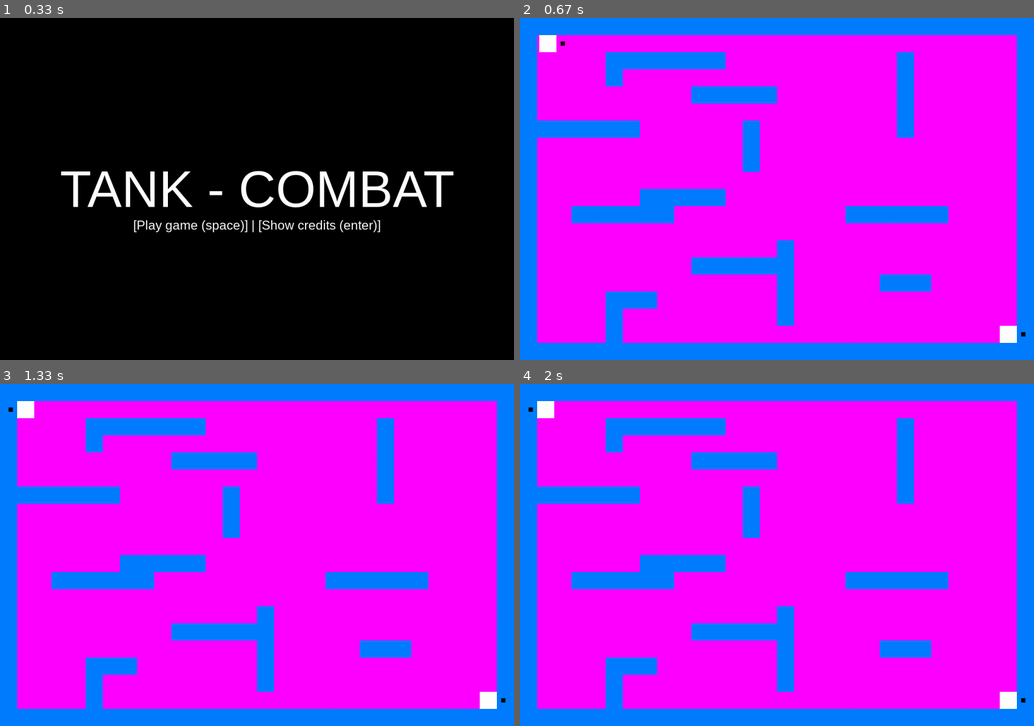
Above: before the commit, frames 1-4 (two rows, left to right).
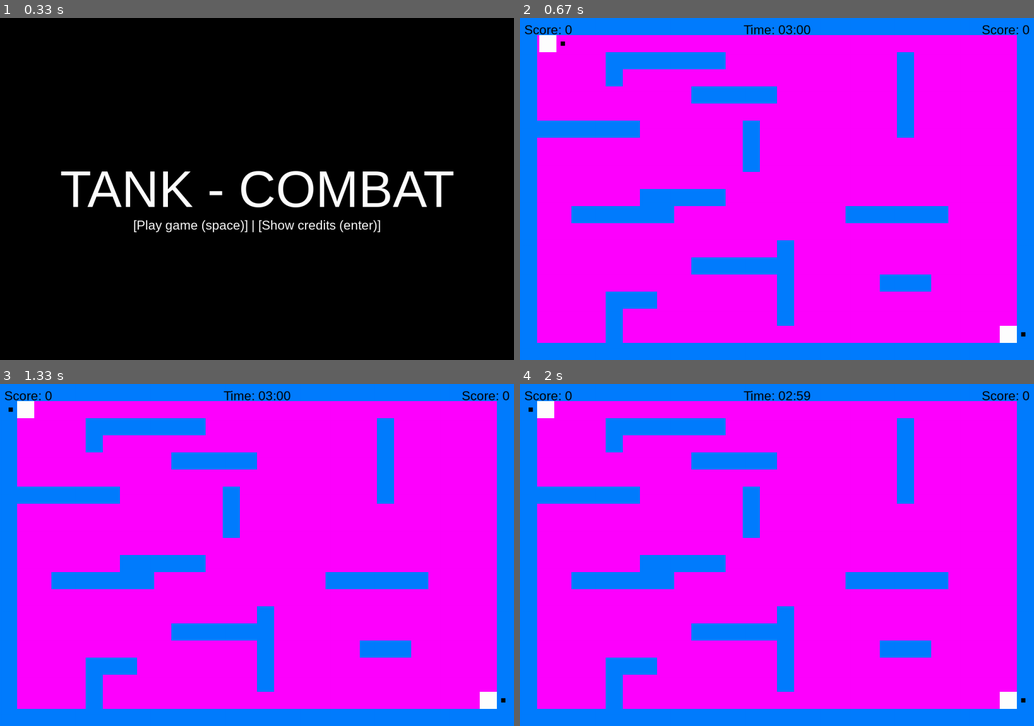
Above: after the commit, the same moments.

Repository: rudyjcruz831/tank_pygame
Game: pygame game, started from main.py
The game is run twice, just before and just after one commit, with the same random seed, the same clock (stepped at 60 frames per second) and the same inputs.
Inputs:
- Up to frame 1 (0.33 s): no input
- Up to frame 2 (0.67 s): hold Space from 0.33 s (still down); hold Right from 0.33 s (still down)
- Up to frame 3 (1.33 s): release Space at 0.8 s; release Right at 0.8 s; tap W at 0.83 s; tap A at 1.17 s
- Up to frame 4 (2 s): no input

Frame 1 is identical in both runs. In frame 2, 0.4% of the frame differs, in the area x 0-100%, y 2-5%; in frame 3, 0.4%; in frame 4, 0.4%.

Commit message:
upÂdated credits to sfx rights, removed tank dune assets, created hud and game over screen, and small other fixes

Diff:
--- a/game.py
+++ b/game.py
@@ -6,9 +6,9 @@
 from tank import Tank
 from utils.colors import WHITE, COL_GROUP_1, COL_GROUP_2
 from utils.sizes import BLOCK_SIZE, MAZE_WIDTH, MAZE_HEIGHT
-from sfx import damage_sound_effect
+from sfx import damage_sound_effect, scoring_sound_effect
 from utils.menu import draw_menu
-from time import time
+from utils.hud import draw_hud
 
 pygame.init()
 
@@ -28,11 +28,14 @@
         self.screen = pygame.display.set_mode((self.width, self.height))
         pygame.display.set_caption("Combat - Tank (Atari 2600)")
         # game controls
+        self.clock = pygame.time.Clock()
         self.game_start = False
+        self.game_over = False
         self.show_credits = False
         self.tank1_died = False
         self.tank2_died = False
-        self.clock = pygame.time.Clock()
+        self.MAX_TIME = 60 + 60 + 60
+        self.start_time = pygame.time.get_ticks()
         # background
         self.bg_color = random.choice(COL_GROUP_1)
         # maze
@@ -42,7 +45,7 @@
         # tanks
         self.tank1 = Tank(1, 1, WHITE, BLOCK_SIZE, 1, self.maze.walls)
         self.tank2 = Tank(MAZE_WIDTH - 2, MAZE_HEIGHT - 2, WHITE, BLOCK_SIZE, 2, self.maze.walls)
-        # bullet and sprite groups
+        # sprite groups
         self.all_sprites = pygame.sprite.Group()
         self.all_sprites.add(self.tank1, self.tank2)
         # player groups
@@ -65,9 +68,14 @@
                         self.tank2.fire_bullet()
                 # handle menu screen events
                 elif not self.game_start:
+                    # starts new game
                     if event.key == pygame.K_SPACE and not self.show_credits:
+                        self.start_time = pygame.time.get_ticks()
                         self.game_start = True
-                    elif event.key == pygame.K_RETURN:
+                        self.game_over = False
+                        self.tank1.score = self.tank2.score = 0
+                    # show credits
+                    elif event.key == pygame.K_RETURN and not self.game_over:
                         self.show_credits = not self.show_credits
 
     def handle_next_round(self, tank):
@@ -87,6 +95,7 @@
         # respawn fired tank
         tank.respawn()
         tank.life = 1
+        scoring_sound_effect.play()
 
     def draw_player(self, tank):
         if tank.life > 0:
@@ -102,8 +111,9 @@
                 if other_player.id != player.id:
                     collisions = pygame.sprite.spritecollide(player, other_player.bullets, True)
                     if collisions:
+                        damage_sound_effect.play()
                         player.life -= 1
-                        damage_sound_effect.play()
+                        other_player.score += 1
         # draw tanks
         for player in self.players:
             self.draw_player(player)
@@ -120,9 +130,35 @@
         running = True
         while running:
             if self.game_start:
+                # game scenario
                 self.draw_game()
+                # game time countdown
+                time_elapsed = (pygame.time.get_ticks() - self.start_time) // 1000
+                if time_elapsed >= self.MAX_TIME:
+                    self.game_start = False
+                    self.game_over = True
+                # game hud
+                draw_hud(self.width, self.screen, self.tank1.score, self.tank2.score, time_elapsed, self.MAX_TIME)
+            elif self.game_over:
+                draw_menu(
+                    self.tank1.score,
+                    self.tank2.score,
+                    self.game_over,
+                    self.screen,
+                    self.show_credits,
+                    self.mid_w,
+                    self.mid_h
+                )
             else:
-                draw_menu(self.screen, self.show_credits, self.mid_w, self.mid_h)
+                draw_menu(
+                    self.tank1.score,
+                    self.tank2.score,
+                    self.game_over,
+                    self.screen,
+                    self.show_credits,
+                    self.mid_w,
+                    self.mid_h
+                )
             self.update()
             self.handle_events()
             pygame.display.flip()
--- a/tank.py
+++ b/tank.py
@@ -29,6 +29,7 @@
         self.tank1_final_time = time()
         self.tank2_initial_time = time()
         self.tank2_final_time = time()
+        self.score = 0
         # bullet and sprite groups
         self.all_sprites = pygame.sprite.Group()
         self.bullets = pygame.sprite.Group()
--- /dev/null
+++ b/utils/hud.py
@@ -0,0 +1,27 @@
+from utils.colors import BLACK
+from fonts import screen_font
+
+
+def draw_hud(screen_w, screen, scr1, scr2, time_elapsed, max_time):
+    # player 1 score
+    score_1_txt = f"Score: {scr1}"
+    score_1 = screen_font.render(score_1_txt, True, BLACK)
+    screen.blit(score_1, (10, 10))
+    # player 2 score
+    score_2_txt = f"Score: {scr2}"
+    score_2 = screen_font.render(score_2_txt, True, BLACK)
+    score_2_rect = score_2.get_rect()
+    score_2_rect.right = screen_w - 10
+    score_2_rect.top = 10
+    # draw scores
+    screen.blit(score_2, score_2_rect)
+    # Calculate the remaining time and draw in the top center corner
+    time_remaining = max_time - time_elapsed
+    minutes = time_remaining // 60
+    seconds = time_remaining % 60
+    time_txt = f"Time: {minutes:02}:{seconds:02}"
+    time = screen_font.render(time_txt, True, BLACK)
+    time_rect = time.get_rect()
+    time_rect.centerx = screen_w // 2
+    time_rect.top = 10
+    screen.blit(time, time_rect)
--- a/utils/menu.py
+++ b/utils/menu.py
@@ -2,38 +2,57 @@
 from fonts import screen_font, screen_font_bold
 
 
-def draw_menu(screen, show_credits, mid_w, mid_h):
+def draw_menu(score1, score2, game_over, screen, show_credits, mid_w, mid_h):
     screen.fill(BLACK)
-    # create title
-    title_txt = "TANK - COMBAT" if not show_credits else "CREDITS"
-    title = screen_font_bold.render(title_txt, True, WHITE, BLACK)
-    title_w = title.get_width()
-    title_h = title.get_height()
-    if not show_credits:
+    if not game_over:
+        # create title
+        title_txt = "TANK - COMBAT" if not show_credits else "CREDITS"
+        title = screen_font_bold.render(title_txt, True, WHITE, BLACK)
+        title_w = title.get_width()
+        title_h = title.get_height()
+        if not show_credits:
+            # Subtitle
+            subtitle_txt = "[Play game (space)] | [Show credits (enter)]"
+            subtitle = screen_font.render(subtitle_txt, True, WHITE, BLACK)
+            subtitle_w = subtitle.get_width()
+            # Draw title and subtitle
+            screen.blit(title, (mid_w - title_w // 2, mid_h - title_h // 2))
+            screen.blit(subtitle, (mid_w - subtitle_w // 2, mid_h + title_h // 2))
+        else:
+            # draw title
+            screen.blit(title, (mid_w - title_w // 2, (mid_h // 2) - title_h // 2))
+            # subtitles
+            credit_rows = [
+                "<----- DEVELOPERS ----->",
+                "Pedro Yutaro Mont Morency Nakamura",
+                "Aline Daffiny Ferreira Gomes",
+                "Leonardo Melo Crispim",
+                "<----- Sound Effects ----->",
+                "from past lpc tasks + free sfx libs from Geometry Dash 2.2",
+                "[Back to menu (enter)]"
+            ]
+            # draw each subtitle
+            space = 40
+            for row in credit_rows:
+                subtitle = screen_font.render(row, True, WHITE, BLACK)
+                subtitle_w = subtitle.get_width()
+                space += 80 if credit_rows.index(row) in (4, 6) else 40
+                screen.blit(subtitle, (mid_w - subtitle_w // 2, (mid_h + title_h) // 2 + space))
+    else:
+        # create title
+        if score1 > score2:
+            title_txt = "GAME OVER - Player 1 wins!"
+        elif score2 > score1:
+            title_txt = "GAME OVER - Player 2 wins!"
+        else:
+            title_txt = "GAME OVER - Draw score!"
+        title = screen_font_bold.render(title_txt, True, WHITE, BLACK)
+        title_w = title.get_width()
+        title_h = title.get_height()
         # Subtitle
-        subtitle_txt = "[Play game (space)] | [Show credits (enter)]"
+        subtitle_txt = " [play again (space)] | [exit game (esc)]"
         subtitle = screen_font.render(subtitle_txt, True, WHITE, BLACK)
         subtitle_w = subtitle.get_width()
         # Draw title and subtitle
         screen.blit(title, (mid_w - title_w // 2, mid_h - title_h // 2))
         screen.blit(subtitle, (mid_w - subtitle_w // 2, mid_h + title_h // 2))
-    else:
-        # draw title
-        screen.blit(title, (mid_w - title_w // 2, (mid_h // 2) - title_h // 2))
-        # subtitles
-        credit_rows = [
-            "<----- DEVELOPERS ----->",
-            "Pedro Yutaro Mont Morency Nakamura",
-            "Aline Daffiny Ferreira Gomes",
-            "Leonardo Melo Crispim",
-            "<----- SPRITE SOURCE ----->",
-            "Dune 2: TBD",
-            "[Back to menu (enter)]"
-        ]
-        # draw each subtitle
-        space = 40
-        for row in credit_rows:
-            subtitle = screen_font.render(row, True, WHITE, BLACK)
-            subtitle_w = subtitle.get_width()
-            space += 80 if credit_rows.index(row) in (4, 6) else 40
-            screen.blit(subtitle, (mid_w - subtitle_w // 2, (mid_h + title_h) // 2 + space))
Binary file removed: assets/tank_spritesheet.png
